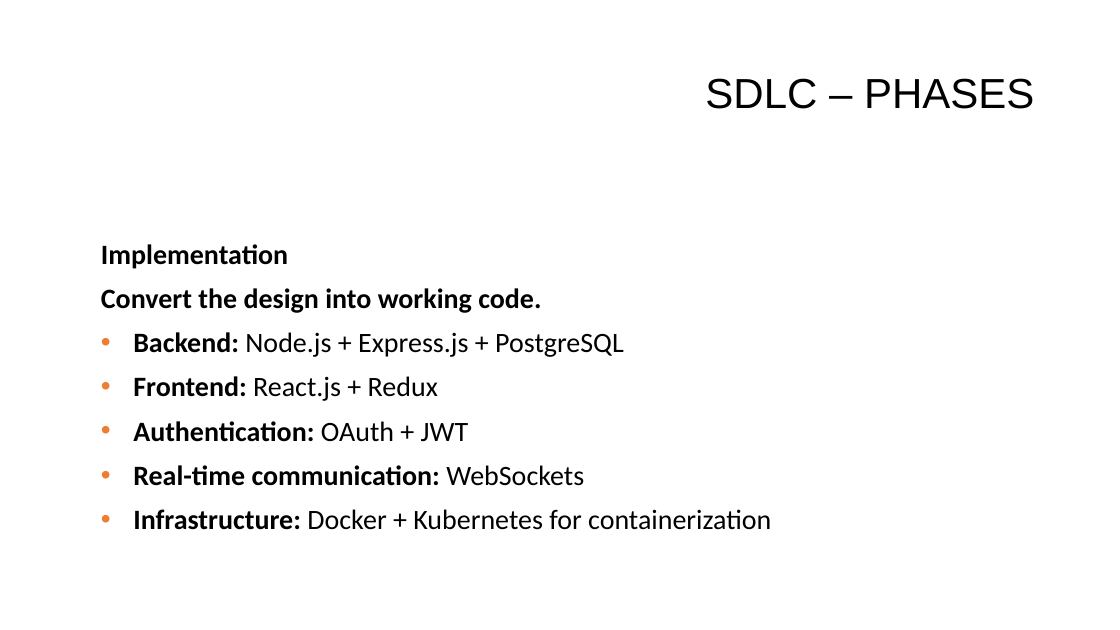
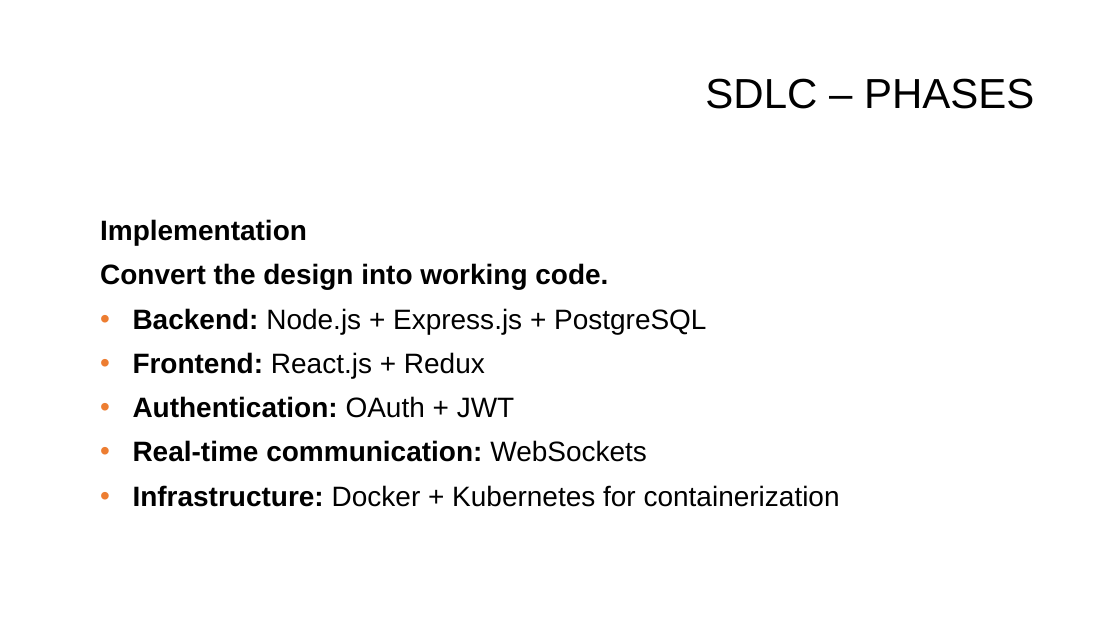
Before and after one commit to dinoDuvnjak/CTK, a slide deck: slide 9 of SHIFT4IT/SDLC/SDLC.pptx (slide 6 before the commit). Drawn at 1120x630 pixels with LibreOffice and Linux fonts; fonts in the diff are those of the drawing; background and template pictures are left out. Boxes give left, top, right and bottom in pixels: in the first picture for what was removed or moved away, otherwise in the second. Text is boxed around its words. In the diff, an @@ line names an element or a change of style, - is before the commit and + after.

```diff
--- a/SHIFT4IT/SDLC/SDLC.pptx
+++ b/SHIFT4IT/SDLC/SDLC.pptx
@@ text "Implementation": place and size @@
-text "Implementation" at bbox=[101, 244, 771, 530]
+text "Implementation" at bbox=[100, 219, 840, 507]
@@ text "Implementation" at bbox=[100, 219, 840, 507]: font Calibri to Arial @@
```
Also in this commit, not shown: 9 other slides changed, 5 slides added, 2 other files.
